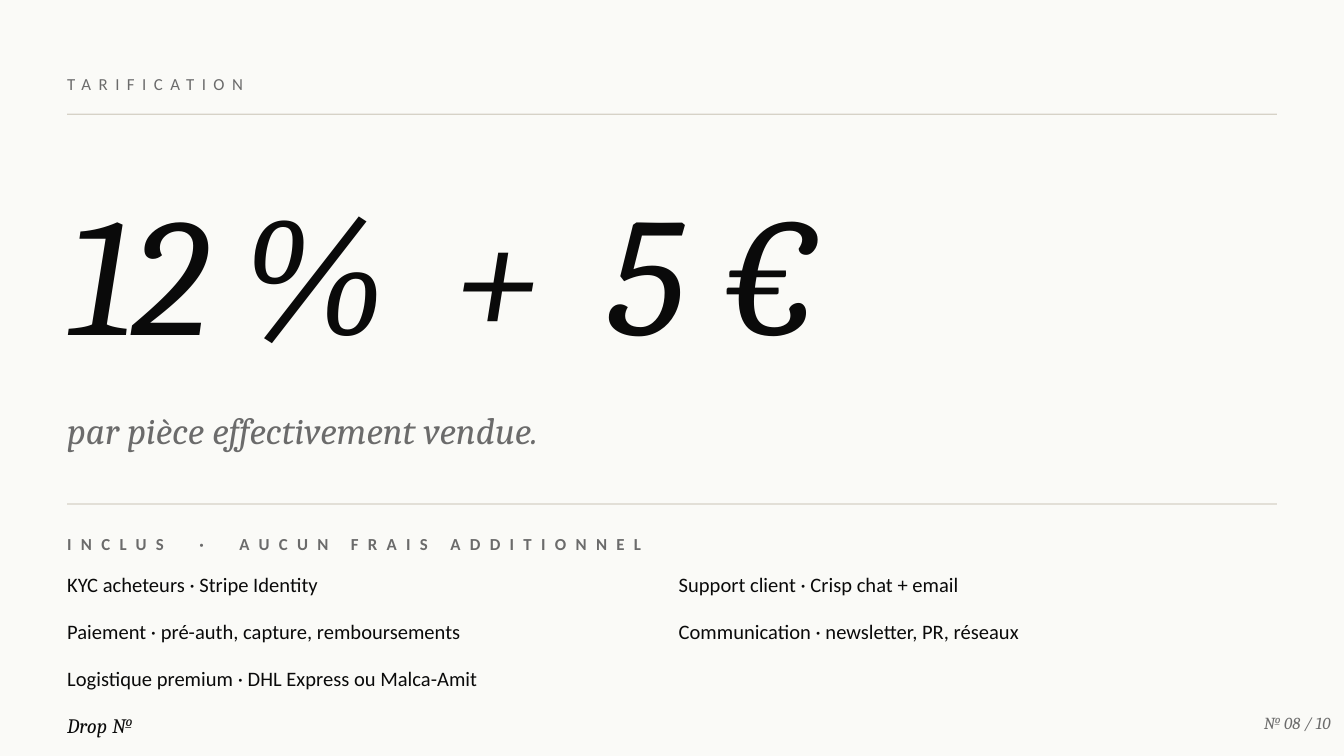
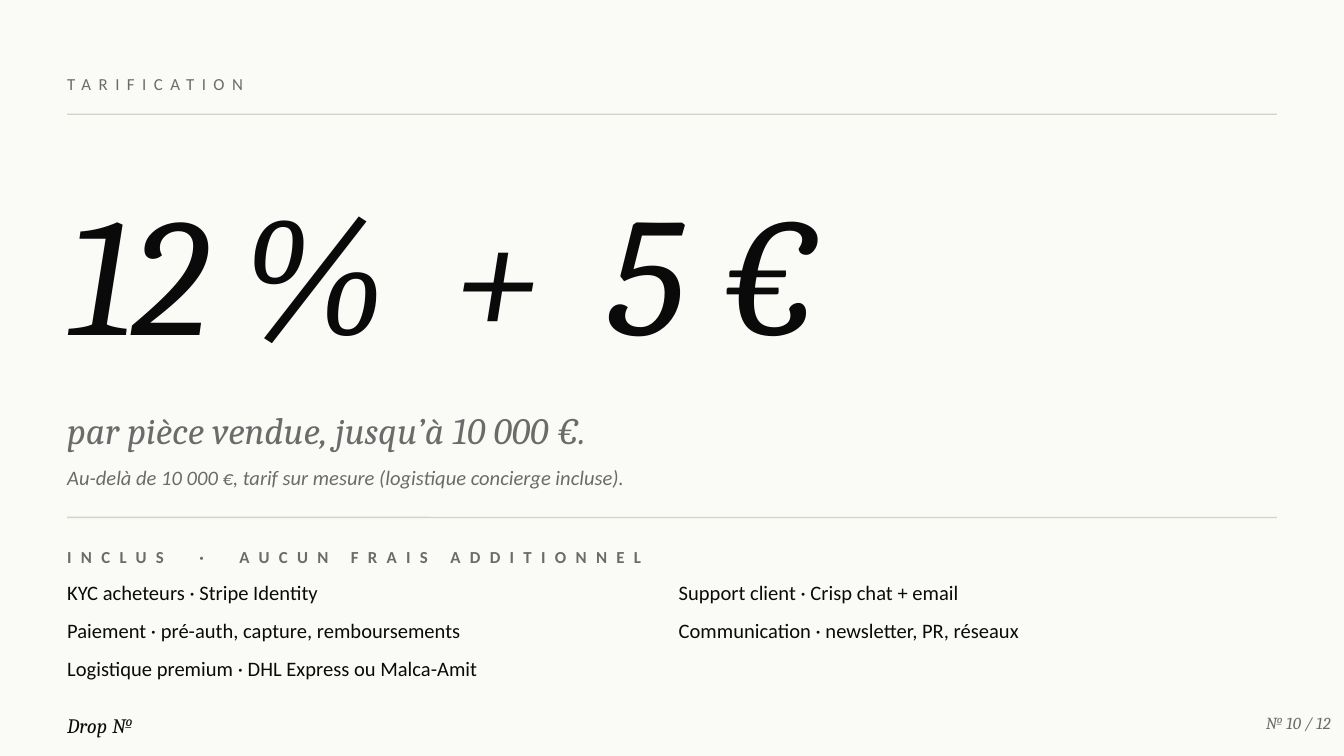
Before and after one commit to RaphVIBE/DropNo, a slide deck: slide 10 of decks/drop-no-presentation-marques.pptx (slide 8 before the commit). Drawn at 1344x756 pixels with LibreOffice and Linux fonts; fonts in the diff are those of the drawing. Boxes give left, top, right and bottom in pixels: in the first picture for what was removed or moved away, otherwise in the second. Text is boxed around its words. In the diff, an @@ line names an element or a change of style, - is before the commit and + after.

```diff
--- a/decks/drop-no-presentation-marques.pptx
+++ b/decks/drop-no-presentation-marques.pptx
@@ text at (67, 418, 549, 452): text changed @@
-par pièce effectivement vendue.
+par pièce vendue, jusqu’à 10 000 €.
@@ text added at (67, 470, 623, 489), 11 pt, text #6B6B6B, italic @@
+Au-delà de 10 000 €, tarif sur mesure (logistique concierge incluse).
@@ text "INCLUS · AUCUN FRAIS ADDITIONNEL": place and size @@
-text "INCLUS · AUCUN FRAIS ADDITIONNEL" at (67, 524, 1277, 564)
+text "INCLUS · AUCUN FRAIS ADDITIONNEL" at (67, 538, 1277, 575)
@@ line moved from (67, 504) - (1277, 504) to (67, 517) - (1277, 517) @@
@@ text "KYC acheteurs · Stripe Identity": place and size @@
-text "KYC acheteurs · Stripe Identity" at (67, 577, 317, 596)
+text "KYC acheteurs · Stripe Identity" at (67, 585, 317, 604)
@@ text "Support client · Crisp chat ...": place and size @@
-text "Support client · Crisp chat ..." at (679, 577, 958, 596)
+text "Support client · Crisp chat ..." at (679, 585, 958, 604)
@@ text "Logistique premium · DHL Express ...": place and size @@
-text "Logistique premium · DHL Express ..." at (67, 671, 477, 690)
+text "Logistique premium · DHL Express ..." at (67, 661, 477, 680)
@@ text at (1266, 718, 1330, 729): text changed @@
-№ 08 / 10
+№ 10 / 12
```
Also in this commit, not shown: 8 other slides changed, 3 slides added, 1 slide removed, 13 other files.
